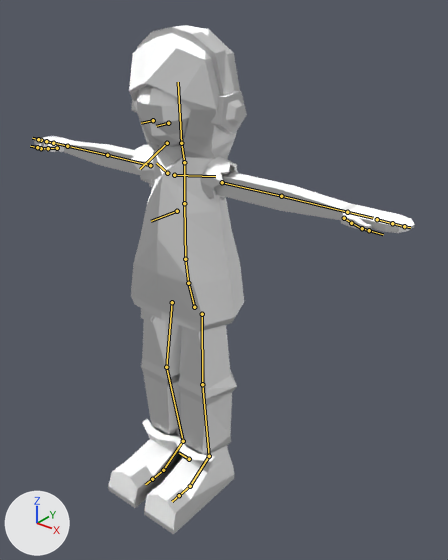
Renders of the Blender file Noizz.blend from each side of a commit.
Camera for both pictures: a 50 mm camera at (1.66, -1.81, 2.26) aimed at (0.1, 0.14, 1.05). The axes (+X, +Y, +Z) are drawn at lower left. The lights are the same throughout. The older version comes first. The bones that change, and the others that lie on the model, are drawn over the model as lines.

Objects in the first picture: 'Arms', 'Head', 'Headphones', 'Hoodie', 'Pants', 'Shoes', 'Sleeves'.
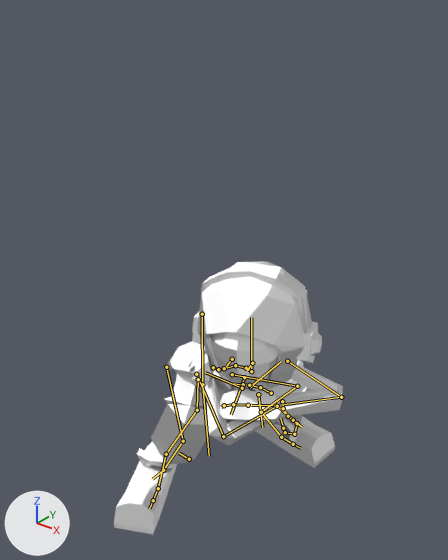
The newer file adds an action. The first version stands in its rest pose; the second is drawn at frame 15 of the action 'Sword_UpwardStrike'.

The change, as a diff of the scene's bpy script:
```diff
--- a/Noizz.blend.py
+++ b/Noizz.blend.py
@@ bone_torso @@
 bone_torso = bpy.data.objects['Armature'].pose.bones['torso']  # child of 'MCH-torso.parent'
-bone_torso.location = (0.0, 0.0, 0.0)
-bone_torso.rotation_quaternion = (1.0, 0.0, 0.0, 0.0)  # degrees (0, 0, 0)
+bone_torso.location = (0.007, 0.157, -0.471)
+bone_torso.rotation_quaternion = (0.819, 0.358, 0.18, 0.411)  # degrees (47, 0, 53)
@@ bone_chest @@
 bone_chest = bpy.data.objects['Armature'].pose.bones['chest']  # child of 'torso'
-bone_chest.rotation_quaternion = (1.0, 0.0, 0.0, 0.0)  # degrees (0, 0, 0)
+bone_chest.rotation_quaternion = (0.991, 0.134, 0.0, 0.0)  # degrees (15, 0, 0)
@@ bone_thigh_ik_l @@
 bone_thigh_ik_l = bpy.data.objects['Armature'].pose.bones['thigh_ik.L']  # child of 'MCH-thigh_ik_swing.L'
 bone_thigh_ik_l.rotation_mode = 'ZXY'
-bone_thigh_ik_l.rotation_euler = (0.0, 0.0, 0.0)  # degrees (0, 0, 0)
+bone_thigh_ik_l.rotation_euler = (0.0, -0.628, 0.0)  # degrees (0, -36, 0)
@@ bone_head @@
 bone_head = bpy.data.objects['Armature'].pose.bones['head']  # child of 'MCH-ROT-head'
-bone_head.rotation_quaternion = (1.0, 0.0, 0.0, 0.0)  # degrees (0, 0, 0)
+bone_head.rotation_quaternion = (0.853, -0.424, -0.272, 0.135)  # degrees (-58, -20, 29)
@@ bone_f_index_01_master_l @@
 bone_f_index_01_master_l = bpy.data.objects['Armature'].pose.bones['f_index.01_master.L']  # child of 'ORG-hand.L'
-bone_f_index_01_master_l.scale = (1.0, 1.0, 1.0)
+bone_f_index_01_master_l.scale = (1.0, 0.81, 1.0)
@@ bone_upper_arm_ik_l @@
 bone_upper_arm_ik_l = bpy.data.objects['Armature'].pose.bones['upper_arm_ik.L']  # child of 'MCH-upper_arm_ik_swing.L'
 bone_upper_arm_ik_l.rotation_mode = 'ZXY'
-bone_upper_arm_ik_l.rotation_euler = (0.0, 0.0, 0.0)  # degrees (0, 0, 0)
+bone_upper_arm_ik_l.rotation_euler = (0.0, -0.908, 0.0)  # degrees (0, -52, 0)
@@ bone_f_index_01_master_r @@
 bone_f_index_01_master_r = bpy.data.objects['Armature'].pose.bones['f_index.01_master.R']  # child of 'ORG-hand.R'
-bone_f_index_01_master_r.rotation_quaternion = (1.0, 0.0, 0.0, 0.0)  # degrees (0, 0, 0)
-bone_f_index_01_master_r.scale = (1.0, 1.0, 1.0)
+bone_f_index_01_master_r.rotation_quaternion = (0.86, 0.511, 0.0, 0.0)  # degrees (61, 0, 0)
+bone_f_index_01_master_r.scale = (1.0, 0.57, 1.0)
@@ bone_thumb_01_master_r @@
 bone_thumb_01_master_r = bpy.data.objects['Armature'].pose.bones['thumb.01_master.R']  # child of 'ORG-hand.R'
-bone_thumb_01_master_r.rotation_quaternion = (1.0, 0.0, 0.0, 0.0)  # degrees (0, 0, 0)
-bone_thumb_01_master_r.scale = (1.0, 1.0, 1.0)
+bone_thumb_01_master_r.rotation_quaternion = (0.809, -0.173, -0.441, -0.349)  # degrees (3, -56, -48)
+bone_thumb_01_master_r.scale = (1.0, 0.92, 1.0)
@@ bone_hand_ik_l @@
 bone_hand_ik_l = bpy.data.objects['Armature'].pose.bones['hand_ik.L']  # child of 'MCH-hand_ik.parent.L'
-bone_hand_ik_l.location = (0.0, 0.0, 0.0)
-bone_hand_ik_l.rotation_quaternion = (1.0, 0.0, 0.0, 0.0)  # degrees (0, 0, 0)
+bone_hand_ik_l.location = (-0.144, -0.163, -0.765)
+bone_hand_ik_l.rotation_quaternion = (0.337, 0.882, -0.17, -0.28)  # degrees (132, 22, -32)
@@ bone_hand_ik_r @@
 bone_hand_ik_r = bpy.data.objects['Armature'].pose.bones['hand_ik.R']  # child of 'MCH-hand_ik.parent.R'
-bone_hand_ik_r.location = (0.0, 0.0, 0.0)
-bone_hand_ik_r.rotation_quaternion = (1.0, 0.0, 0.0, 0.0)  # degrees (0, 0, 0)
+bone_hand_ik_r.location = (1.275, -0.098, -0.842)
+bone_hand_ik_r.rotation_quaternion = (-0.159, 0.937, -0.307, -0.053)  # degrees (-164, 11, -35)
@@ bone_foot_ik_l @@
 bone_foot_ik_l = bpy.data.objects['Armature'].pose.bones['foot_ik.L']  # child of 'MCH-foot_ik.parent.L'
-bone_foot_ik_l.location = (0.0, 0.0, 0.0)
-bone_foot_ik_l.rotation_quaternion = (1.0, 0.0, 0.0, 0.0)  # degrees (0, 0, 0)
+bone_foot_ik_l.location = (0.0, 0.448, 0.0)
+bone_foot_ik_l.rotation_quaternion = (0.738, 0.0, 0.0, 0.675)  # degrees (0, 0, 85)
@@ bone_foot_ik_r @@
 bone_foot_ik_r = bpy.data.objects['Armature'].pose.bones['foot_ik.R']  # child of 'MCH-foot_ik.parent.R'
-bone_foot_ik_r.location = (0.0, 0.0, 0.0)
-bone_foot_ik_r.rotation_quaternion = (1.0, 0.0, 0.0, 0.0)  # degrees (0, 0, 0)
+bone_foot_ik_r.location = (0.0, -0.127, 0.0)
+bone_foot_ik_r.rotation_quaternion = (0.974, 0.0, 0.0, 0.229)  # degrees (0, 0, 26)
```

What differs and where, as boxes (x1, y1, x2, y2) in the pictures (448 x 560 px):
'Hoodie', posed (24% wider, 56% shorter): before (129, 25, 244, 332); after (165, 262, 308, 398)
'Arms', posed: before (34, 136, 415, 233); after (203, 363, 343, 446)
'Pants', posed: before (141, 308, 237, 455); after (151, 360, 311, 465)
'Shoes', posed: before (108, 419, 234, 534); after (114, 416, 335, 534)
'Head', posed: before (137, 85, 191, 162); after (212, 332, 280, 384)
'Headphones', posed (12% wider, 10% shorter): before (131, 26, 247, 135); after (192, 265, 322, 363)
'Sleeves', posed: before (130, 145, 238, 204); after (188, 350, 211, 385)
